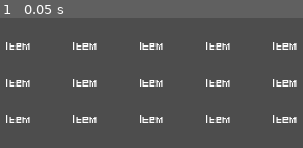
Above: before the commit, frame 1.
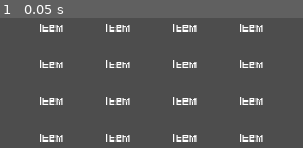
Above: after the commit, the same moment.

Repository: StormLight14/nightfall-mirror
Game: Godot game, scene res://ui/inventory/inventory.tscn
The game is run twice, just before and just after one commit, with the same random seed, the same clock (stepped at 60 frames per second) and the same inputs. This scene is started directly instead of the project's main scene.
Inputs:
- Up to frame 1 (0.05 s): no input

The runs differ from the first frame. In frame 1, 10% of the frame differs, in the area x 1-99%, y 4-96%.

Commit message:
make inventory 4x4

Diff:
--- a/ui/inventory/hotbar.tscn
+++ b/ui/inventory/hotbar.tscn
@@ -7,3 +7,8 @@
 anchor_bottom = 1.0
 grow_horizontal = 2
 grow_vertical = 2
+
+[node name="HBoxContainer" type="HBoxContainer" parent="."]
+layout_mode = 0
+offset_right = 40.0
+offset_bottom = 40.0
--- a/ui/inventory/inventory.tscn
+++ b/ui/inventory/inventory.tscn
@@ -17,7 +17,7 @@
 layout_mode = 2
 theme_override_constants/h_separation = 25
 theme_override_constants/v_separation = 10
-columns = 5
+columns = 4
 
 [node name="Label" type="Label" parent="GridContainer"]
 layout_mode = 2
@@ -78,3 +78,7 @@
 [node name="Label15" type="Label" parent="GridContainer"]
 layout_mode = 2
 text = "Item"
+
+[node name="Label16" type="Label" parent="GridContainer"]
+layout_mode = 2
+text = "Item"
